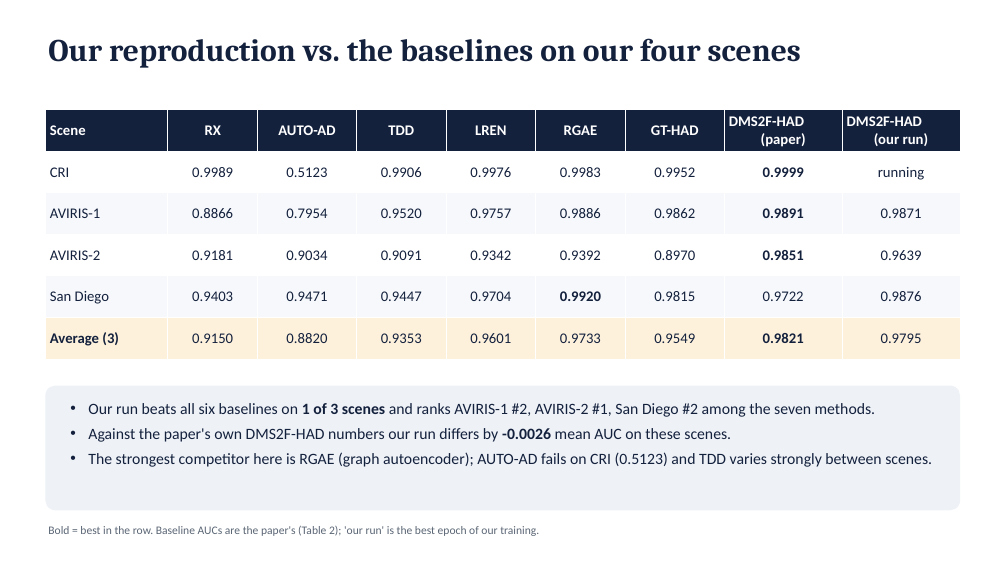
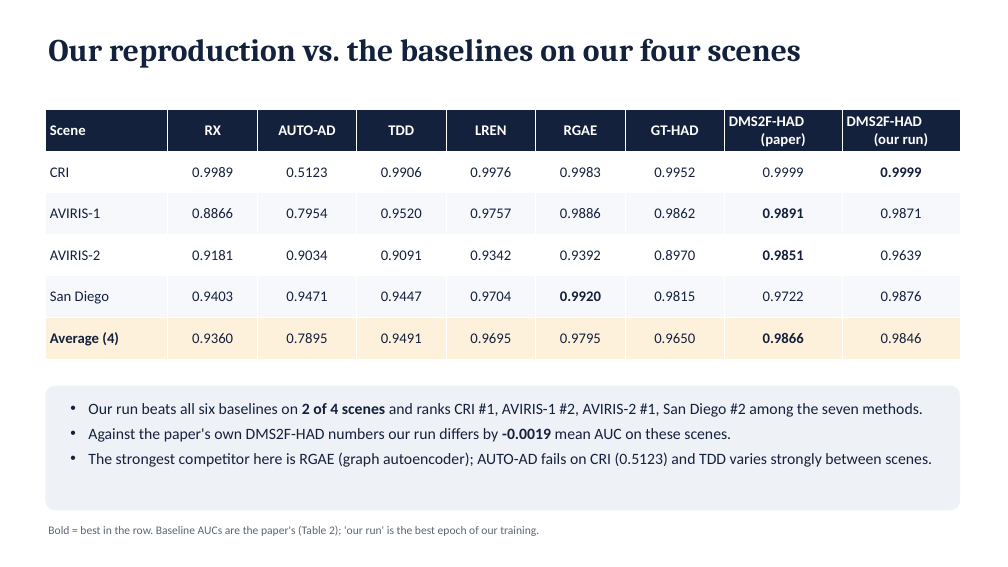
Before and after one commit to SaarthakG-Dtu/Hyperspectral_Anomaly_Detection, a slide deck: slide 17 of presentation/DMS2F-HAD_presentation.pptx. Drawn at 1008x567 pixels with LibreOffice and Linux fonts; fonts in the diff are those of the drawing. Boxes give left, top, right and bottom in pixels: in the first picture for what was removed or moved away, otherwise in the second. Text is boxed around its words. In the diff, an @@ line names an element or a change of style, - is before the commit and + after.

```diff
--- a/presentation/DMS2F-HAD_presentation.pptx
+++ b/presentation/DMS2F-HAD_presentation.pptx
@@ table at bbox=[45, 110, 962, 359] @@
-row 2, column 9: running
+row 2, column 9: 0.9999
-row 6: Average (3) | 0.9150 | 0.8820 | 0.9353 | 0.9601 | 0.9733 | 0.9549 | 0.9821 | 0.9795
+row 6: Average (4) | 0.9360 | 0.7895 | 0.9491 | 0.9695 | 0.9795 | 0.9650 | 0.9866 | 0.9846
@@ bold off in "0.9999" @@
@@ text at bbox=[88, 403, 923, 442]: text changed @@
-• Our run beats all six baselines on 1 of 3 scenes and ranks AVIRIS-1 #2, AVIRIS-2 #1, San Diego #2 among the seven methods.
-• Against the paper's own DMS2F-HAD numbers our run differs by -0.0026 mean AUC on these scenes.
+• Our run beats all six baselines on 2 of 4 scenes and ranks CRI #1, AVIRIS-1 #2, AVIRIS-2 #1, San Diego #2 among the seven methods.
+• Against the paper's own DMS2F-HAD numbers our run differs by -0.0019 mean AUC on these scenes.
```
Also in this commit, not shown: 6 other slides changed, 14 other files.
